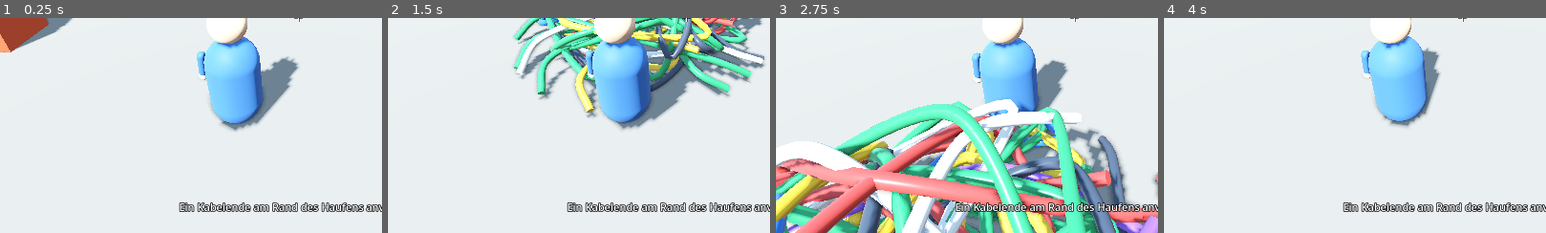
Above: before the commit, frames 1-4 (left to right).
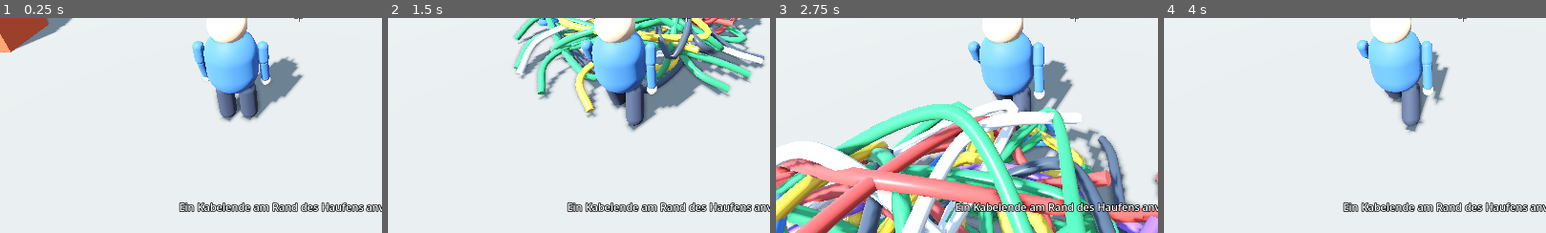
Above: after the commit, the same moments.

Repository: Julszify/Wire-We-Here
Game: Godot game, scene res://scenes/world.tscn
The game is run twice, just before and just after one commit, with the same random seed, the same clock (stepped at 60 frames per second) and the same inputs.
Inputs (mouse positions are % of the whole screen's width and height, from its top left):
- Up to frame 1 (0.25 s): no input
- Up to frame 2 (1.5 s): tap Enter at 0.5 s; move the mouse to (55, 50) at 0.52 s; hold E (interact) 0.53-1.28 s; hold W (move_forward) from 0.53 s (still down); move the mouse to (45, 50) at 1.27 s; tap Space (pull) at 1.35 s
- Up to frame 3 (2.75 s): keep holding W (move_forward); move the mouse to (52, 48) at 2.02 s; hold Q (release) from 2.03 s (still down)
- Up to frame 4 (4 s): keep holding W (move_forward); move the mouse to (49, 52) at 2.77 s; release Q (release) at 2.78 s; tap Shift (sprint) at 2.85 s; move the mouse to (57, 51) at 3.52 s; tap N at 3.6 s
The pictures show only the part of the screen within x 11-61%, y 50-100%; the shares and areas given below are measured in that part.

The runs differ from the first frame. In frame 1, 4.8% of the frame differs, in the area x 50-80%, y 6-53%; in frame 2, 5.1%, in the area x 50-83%, y 5-53%; in frame 3, 3.8%; in frame 4, 4.7%.

Commit message:
Spielfigur: Beine, zwei Arme mit Ellbogen, Laufanimation
Co-Authored-By: Claude Opus 5.5 <noreply@anthropic.com>

Diff:
--- a/scenes/player.tscn
+++ b/scenes/player.tscn
@@ -12,8 +12,8 @@
 
 [sub_resource type="CapsuleMesh" id="body_mesh"]
 material = SubResource("suit_mat")
-radius = 0.35
-height = 1.3
+radius = 0.33
+height = 0.9
 
 [sub_resource type="StandardMaterial3D" id="skin_mat"]
 albedo_color = Color(0.96, 0.8, 0.65, 1)
@@ -38,6 +38,20 @@
 radius = 0.07
 height = 0.14
 
+[sub_resource type="StandardMaterial3D" id="pants_mat"]
+albedo_color = Color(0.2, 0.22, 0.28, 1)
+roughness = 0.7
+
+[sub_resource type="CapsuleMesh" id="leg_mesh"]
+material = SubResource("pants_mat")
+radius = 0.12
+height = 0.62
+
+[sub_resource type="CapsuleMesh" id="upper_arm_mesh"]
+material = SubResource("suit_mat")
+radius = 0.07
+height = 0.32
+
 [node name="Player" type="CharacterBody3D"]
 script = ExtResource("1_player")
 
@@ -48,7 +62,7 @@
 [node name="Body" type="Node3D" parent="."]
 
 [node name="Torso" type="MeshInstance3D" parent="Body"]
-transform = Transform3D(1, 0, 0, 0, 1, 0, 0, 0, 1, 0, 0.65, 0)
+transform = Transform3D(1, 0, 0, 0, 1, 0, 0, 0, 1, 0, 0.98, 0)
 mesh = SubResource("body_mesh")
 
 [node name="Head" type="MeshInstance3D" parent="Body"]
@@ -59,15 +73,55 @@
 transform = Transform3D(1, 0, 0, 0, 1, 0, 0, 0, 1, 0, 0, -0.25)
 mesh = SubResource("nose_mesh")
 
-[node name="WrapArm" type="Node3D" parent="Body"]
-transform = Transform3D(1, 0, 0, 0, 1, 0, 0, 0, 1, -0.42, 1.0, -0.1)
+[node name="LegL" type="Node3D" parent="Body"]
+transform = Transform3D(1, 0, 0, 0, 1, 0, 0, 0, 1, -0.15, 0.62, 0)
+
+[node name="Mesh" type="MeshInstance3D" parent="Body/LegL"]
+transform = Transform3D(1, 0, 0, 0, 1, 0, 0, 0, 1, 0, -0.31, 0)
+mesh = SubResource("leg_mesh")
+
+[node name="LegR" type="Node3D" parent="Body"]
+transform = Transform3D(1, 0, 0, 0, 1, 0, 0, 0, 1, 0.15, 0.62, 0)
+
+[node name="Mesh" type="MeshInstance3D" parent="Body/LegR"]
+transform = Transform3D(1, 0, 0, 0, 1, 0, 0, 0, 1, 0, -0.31, 0)
+mesh = SubResource("leg_mesh")
+
+[node name="ArmR" type="Node3D" parent="Body"]
+transform = Transform3D(1, 0, 0, 0, 1, 0, 0, 0, 1, 0.4, 1.22, 0)
+
+[node name="Mesh" type="MeshInstance3D" parent="Body/ArmR"]
+transform = Transform3D(1, 0, 0, 0, 1, 0, 0, 0, 1, 0, -0.12, 0)
+mesh = SubResource("upper_arm_mesh")
+
+[node name="ForearmR" type="Node3D" parent="Body/ArmR"]
+transform = Transform3D(1, 0, 0, 0, 1, 0, 0, 0, 1, 0, -0.24, 0)
+rotation = Vector3(0.2, 0, 0)
+
+[node name="Mesh" type="MeshInstance3D" parent="Body/ArmR/ForearmR"]
+transform = Transform3D(1, 0, 0, 0, 1, 0, 0, 0, 1, 0, -0.18, 0)
+mesh = SubResource("forearm_mesh")
+
+[node name="Hand" type="MeshInstance3D" parent="Body/ArmR/ForearmR"]
+transform = Transform3D(1, 0, 0, 0, 1, 0, 0, 0, 1, 0, -0.4, 0)
+mesh = SubResource("hand_mesh")
+
+[node name="UpperArmL" type="Node3D" parent="Body"]
+transform = Transform3D(1, 0, 0, 0, 1, 0, 0, 0, 1, -0.4, 1.22, 0)
+
+[node name="Mesh" type="MeshInstance3D" parent="Body/UpperArmL"]
+transform = Transform3D(1, 0, 0, 0, 1, 0, 0, 0, 1, 0, -0.12, 0)
+mesh = SubResource("upper_arm_mesh")
+
+[node name="WrapArm" type="Node3D" parent="Body/UpperArmL"]
+transform = Transform3D(1, 0, 0, 0, 1, 0, 0, 0, 1, 0, -0.24, 0)
 rotation = Vector3(0, 0.6109, 0)
 
-[node name="Forearm" type="MeshInstance3D" parent="Body/WrapArm"]
+[node name="Forearm" type="MeshInstance3D" parent="Body/UpperArmL/WrapArm"]
 transform = Transform3D(1, 0, 0, 0, 0, -1, 0, 1, 0, 0, 0, -0.18)
 mesh = SubResource("forearm_mesh")
 
-[node name="Hand" type="MeshInstance3D" parent="Body/WrapArm"]
+[node name="Hand" type="MeshInstance3D" parent="Body/UpperArmL/WrapArm"]
 transform = Transform3D(1, 0, 0, 0, 1, 0, 0, 0, 1, 0, 0, -0.4)
 mesh = SubResource("hand_mesh")
 
--- a/scripts/core/world.gd
+++ b/scripts/core/world.gd
@@ -158,6 +158,9 @@
 
 func _apply_test_args() -> void:
 	var args := OS.get_cmdline_user_args()
+	for arg in args:
+		if arg.begins_with("--orbit=") and not args.has("--grab"):
+			_player.orbit_camera(float(arg.trim_prefix("--orbit=")))
 	if not args.has("--grab"):
 		return
 	# Nächstes Kabelende greifen und optional vorwickeln
--- a/scripts/player/player.gd
+++ b/scripts/player/player.gd
@@ -9,7 +9,11 @@
 signal release_pressed
 
 @onready var _body: Node3D = $Body
-@onready var _arm: Node3D = $Body/WrapArm
+@onready var _arm: Node3D = $Body/UpperArmL/WrapArm
+@onready var _arm_l: Node3D = $Body/UpperArmL
+@onready var _arm_r: Node3D = $Body/ArmR
+@onready var _leg_l: Node3D = $Body/LegL
+@onready var _leg_r: Node3D = $Body/LegR
 @onready var _yaw: Node3D = $CameraYaw
 @onready var _pitch: Node3D = $CameraYaw/CameraPitch
 @onready var _spring: SpringArm3D = $CameraYaw/CameraPitch/SpringArm3D
@@ -25,6 +29,7 @@
 
 var _gravity: float = ProjectSettings.get_setting("physics/3d/default_gravity")
 var _arm_tween: Tween
+var _walk_phase := 0.0
 
 
 func _ready() -> void:
@@ -67,6 +72,7 @@
 	velocity.z = dir.z * speed
 	velocity.y = 0.0 if is_on_floor() else velocity.y - _gravity * delta
 	move_and_slide()
+	_animate_walk(delta, Vector2(velocity.x, velocity.z).length(), float(p["walk_speed_m_per_s"]))
 
 	# Mit Kabel in der Hand: nicht weiter als die Leine vom Haufen weg
 	if holding:
@@ -110,11 +116,26 @@
 	return _arm.global_transform
 
 
+## Einfaches Beine- und Armschwingen, Stärke abhängig vom Tempo
+func _animate_walk(delta: float, speed: float, walk_speed: float) -> void:
+	_walk_phase += delta * speed * 2.4
+	var amount := clampf(speed / walk_speed, 0.0, 1.0)
+	var swing := sin(_walk_phase) * 0.6 * amount
+	var k := 1.0 - exp(-15.0 * delta)
+	_leg_l.rotation.x = lerpf(_leg_l.rotation.x, swing, k)
+	_leg_r.rotation.x = lerpf(_leg_r.rotation.x, -swing, k)
+	_arm_r.rotation.x = lerpf(_arm_r.rotation.x, -swing * 0.8, k)
+	# Linker Arm schwingt nur ohne Kabel; mit Kabel bleibt er ruhig
+	var left := 0.0 if holding else swing * 0.8
+	_arm_l.rotation.x = lerpf(_arm_l.rotation.x, left, k)
+
+
 func _update_arm_pose() -> void:
 	if _arm == null:
 		return
-	# Mit Kabel: Unterarm waagerecht nach vorn; sonst hängt er herunter
-	_arm.rotation.x = 0.0 if holding else deg_to_rad(-80)
+	# Mit Kabel: Unterarm waagerecht nach vorn; sonst hängt er leicht angewinkelt herunter
+	# (mit Kabel zusätzlich 35° nach außen gedreht, damit das Knäuel neben dem Körper sichtbar ist)
+	_arm.rotation = Vector3(0.0, deg_to_rad(35), 0.0) if holding else Vector3(deg_to_rad(-70), 0.0, 0.0)
 
 
 func _wiggle_arm() -> void:
Not shown: 1 places in scenes/player.tscn that only renumber resources
